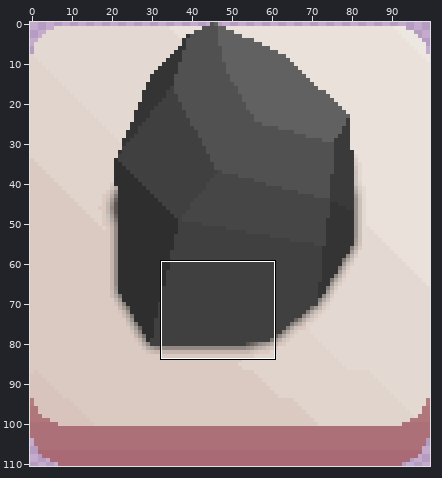
Edited in one commit: sprite sheet (Assets/Textures/Graphic/Sprite/TileIron.png). The first picture is a wide view before the edit; the outline marks the close-up.
Close-up. Before the commit:
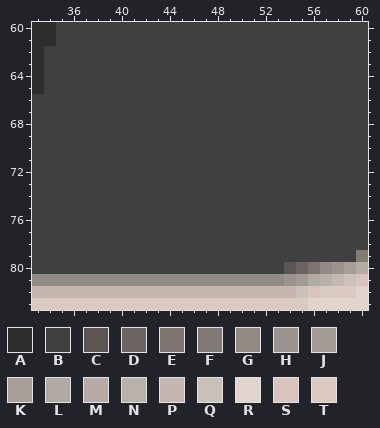
The file is 100x111 pixels. Colours within 5 levels of each other are drawn and written as one. Shown: x 33..60, y 60..83. The commit also changed other parts of the picture, which this record leaves out.
Palette (. is transparent): A #2e2e2e  B #404040  C #5b5652  D #6c6461  E #7d746ffe  F #827a75fe  G #948a85  H #9b948efe  J #a29a95fe  K #a89e98fe  L #b1a9a3fe  M #b7aba5fe  N #b9b2acfe  P #c5b7b0fe  Q #cac1bbfe  R #e1d4ccfe  S #d8c4bc  T #dbcac2fe
Pixels before, first column x 33:
60 AABBBBBBBBBBBBBBBBBBBBBBBBBB
61 AABBBBBBBBBBBBBBBBBBBBBBBBBB
62 ABBBBBBBBBBBBBBBBBBBBBBBBBBB
63 ABBBBBBBBBBBBBBBBBBBBBBBBBBB
64 ABBBBBBBBBBBBBBBBBBBBBBBBBBB
65 ABBBBBBBBBBBBBBBBBBBBBBBBBBB
66 BBBBBBBBBBBBBBBBBBBBBBBBBBBB
67 BBBBBBBBBBBBBBBBBBBBBBBBBBBB
68 BBBBBBBBBBBBBBBBBBBBBBBBBBBB
69 BBBBBBBBBBBBBBBBBBBBBBBBBBBB
70 BBBBBBBBBBBBBBBBBBBBBBBBBBBB
71 BBBBBBBBBBBBBBBBBBBBBBBBBBBB
72 BBBBBBBBBBBBBBBBBBBBBBBBBBBB
73 BBBBBBBBBBBBBBBBBBBBBBBBBBBB
74 BBBBBBBBBBBBBBBBBBBBBBBBBBBB
75 BBBBBBBBBBBBBBBBBBBBBBBBBBBB
76 BBBBBBBBBBBBBBBBBBBBBBBBBBBB
77 BBBBBBBBBBBBBBBBBBBBBBBBBBBB
78 BBBBBBBBBBBBBBBBBBBBBBBBBBBB
79 BBBBBBBBBBBBBBBBBBBBBBBBBBBF
80 BBBBBBBBBBBBBBBBBBBBBCDEGHKM
81 GGGGGGGGGGGGGGGGGGGGGHJLNPQS
82 PPPPPPPPPPPPPPPPPPPPPPQSTTTR
83 TTTTTTTTTTTTTTTTTTTTTTTRRRRR
The result:
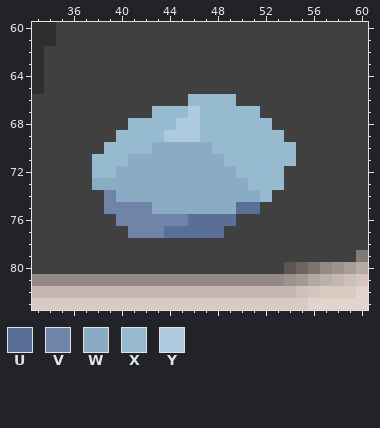
Colours new in this view: U #5a6f95  V #6f84a8  W #89abc3  X #96bacf  Y #accbdf
Changes in this commit:
Colour U replaces colour B in row 75 at x 50 to 51; in row 76 at x 46 to 49; in row 77 at x 44 to 48.
Colour V replaces colour B in row 74 at x 39; in row 75 at x 39 to 42; in row 76 at x 40 to 45; in row 77 at x 41 to 43.
Colour W replaces colour B in row 70 at x 43 to 47; in row 71 at x 41 to 48; in row 72 at x 40 to 49; in row 73 at x 38 to 50; in row 74 at x 40 to 51; in row 75 at x 43 to 49.
Colour X replaces colour B in row 66 at x 46 to 49; in row 67 at x 43 to 45 and 47 to 51; in row 68 at x 41 to 44 and 47 to 52; in row 69 at x 40 to 43 and 47 to 53; in row 70 at x 39 to 42 and 48 to 54; in row 71 at x 38 to 40 and 49 to 54.
Colour X replaces colour B in row 72 at x 38 to 39 and 50 to 53; in row 73 at x 51 to 53; in row 74 at x 52.
Colour Y replaces colour B in row 67 at x 46; in row 68 at x 45 to 46; in row 69 at x 44 to 46.
